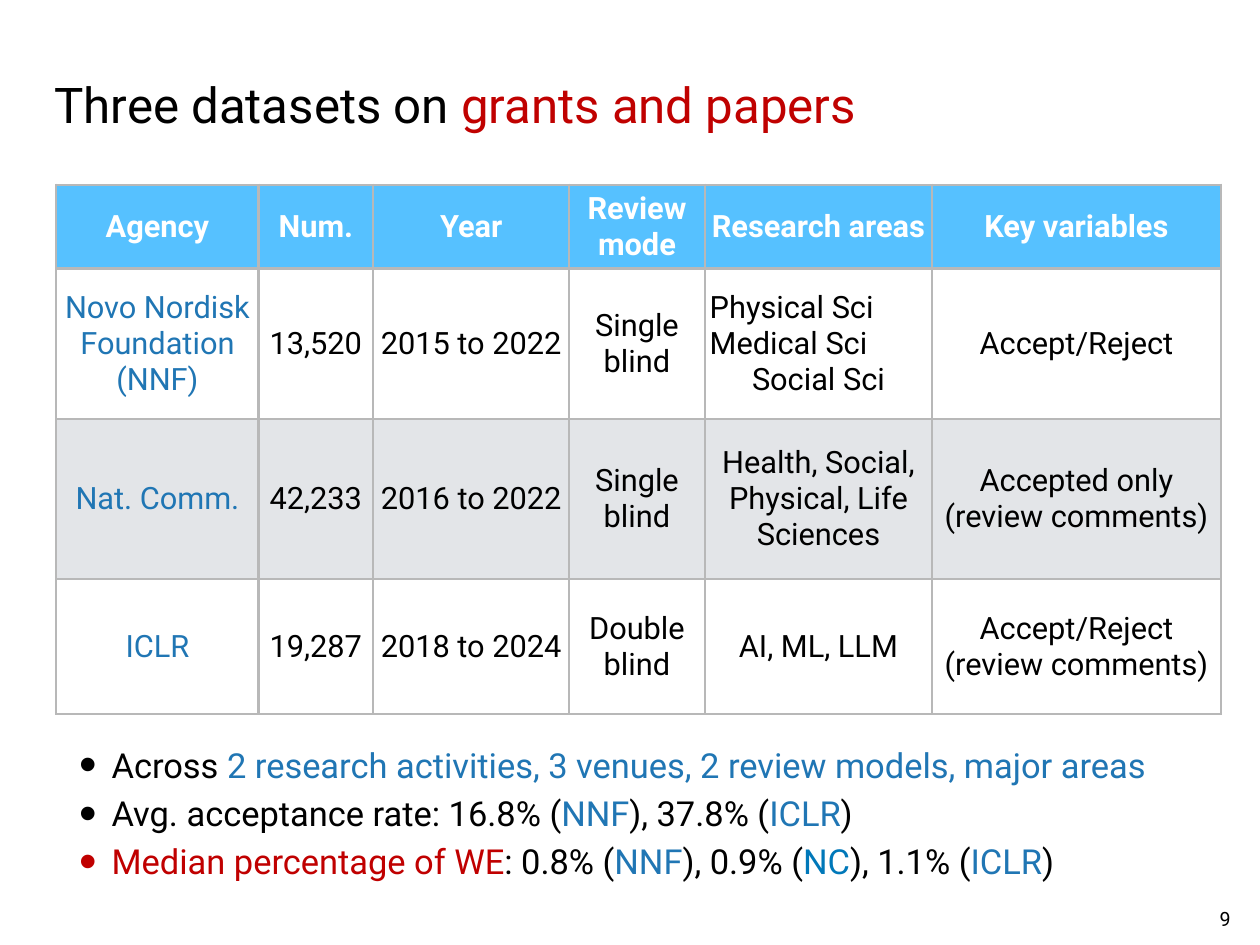
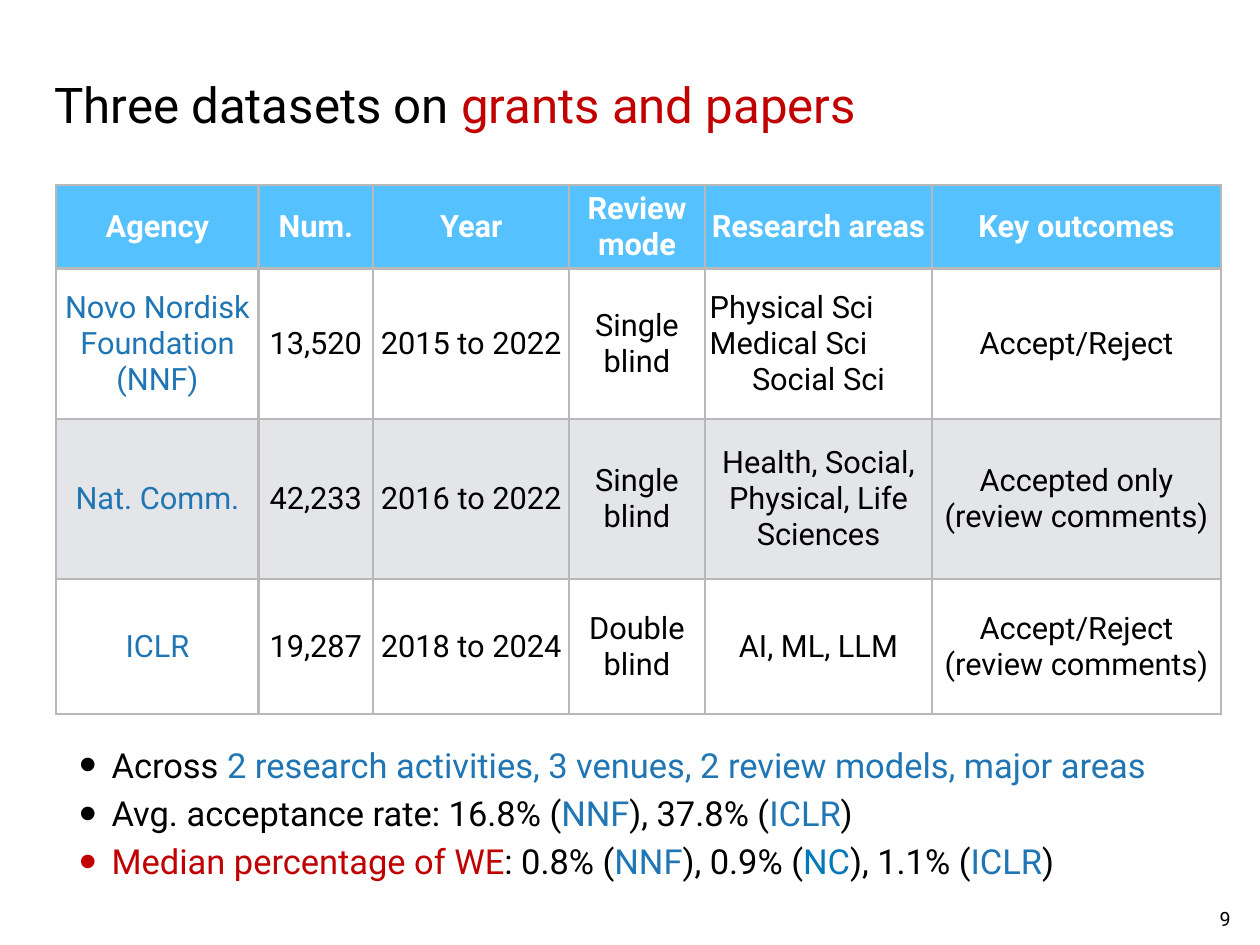
Before and after one commit to haoopeng/haoopeng.github.io, a slide deck: slide 9 of images/hao_slides.pptx. Drawn at 1260x945 pixels with LibreOffice and Linux fonts; fonts in the diff are those of the drawing. Boxes give left, top, right and bottom in pixels: in the first picture for what was removed or moved away, otherwise in the second. Text is boxed around its words. In the diff, an @@ line names an element or a change of style, - is before the commit and + after.

Commit message:
update page

```diff
--- a/images/hao_slides.pptx
+++ b/images/hao_slides.pptx
@@ table at (57,185,1222,715) @@
-row 1, column 6: Key variables
+row 1, column 6: Key outcomes
```
Also in this commit, not shown: 2 other slides changed.
